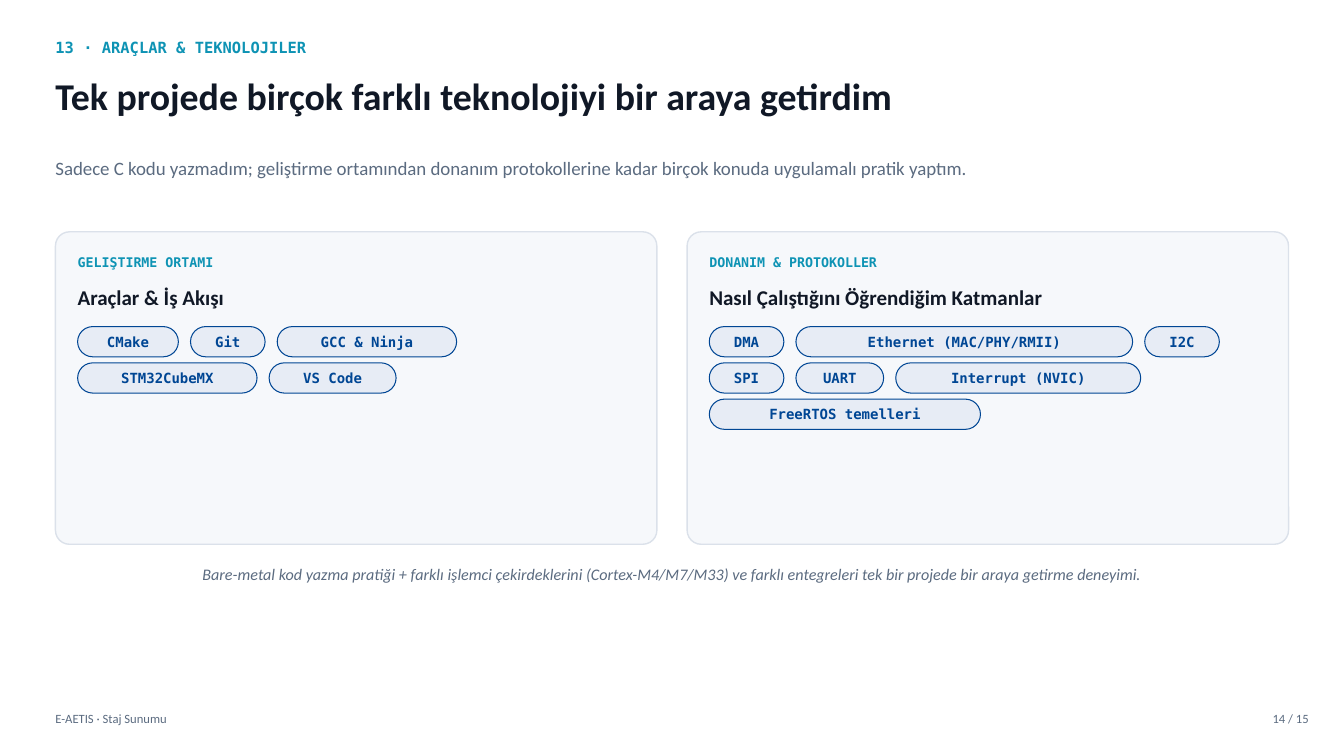
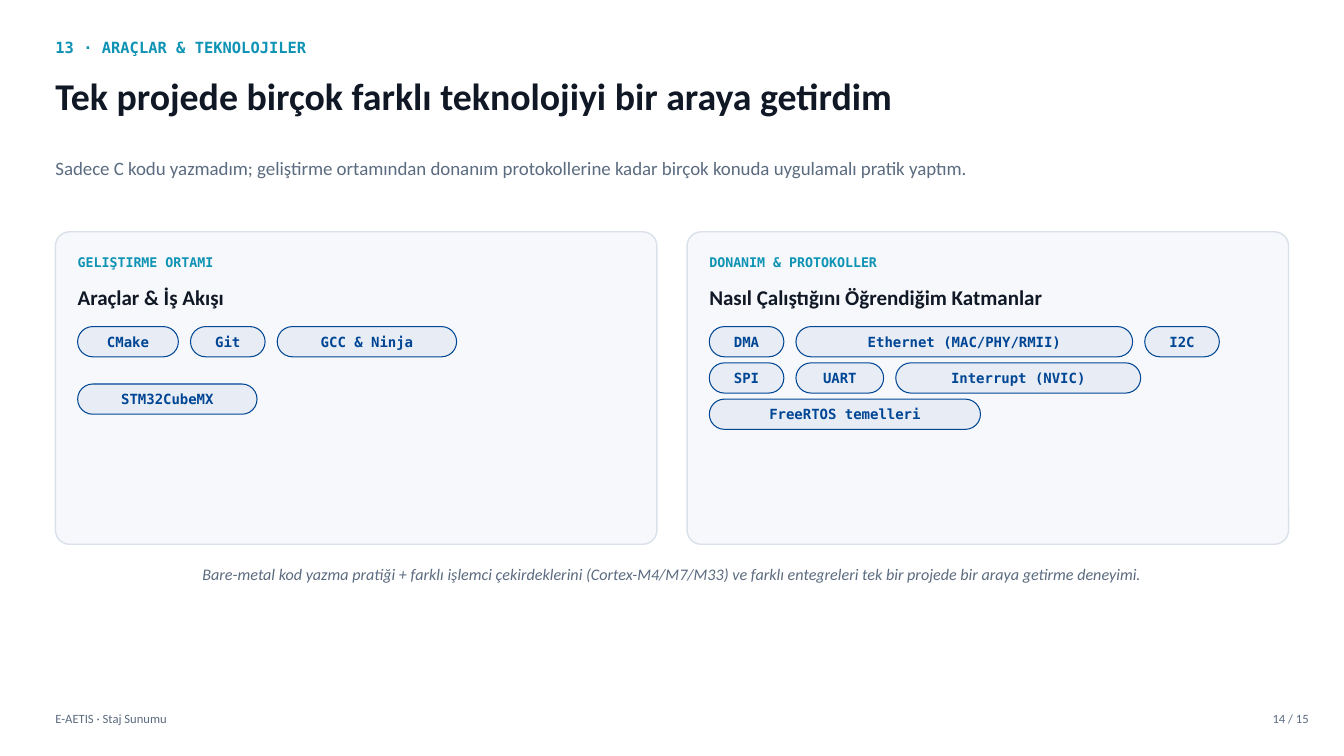
Before and after one commit to k4zmo55/ETH_BSP, a slide deck: slide 14 of sunum/EAETIS_Staj_Sunumu_Taslak.pptx. Drawn at 1344x756 pixels with LibreOffice and Linux fonts; fonts in the diff are those of the drawing; background and template pictures are left out. Boxes give left, top, right and bottom in pixels: in the first picture for what was removed or moved away, otherwise in the second. Text is boxed around its words. In the diff, an @@ line names an element or a change of style, - is before the commit and + after.

```diff
--- a/sunum/EAETIS_Staj_Sunumu_Taslak.pptx
+++ b/sunum/EAETIS_Staj_Sunumu_Taslak.pptx
@@ rounded rectangle "STM32CubeMX": place and size @@
-rounded rectangle "STM32CubeMX" at <box>78,363,257,393</box>
+rounded rectangle "STM32CubeMX" at <box>78,384,257,414</box>
@@ rounded rectangle removed at <box>269,363,396,393</box> @@
-VS Code
```
Also in this commit, not shown: 8 other slides changed, 5 other files.
